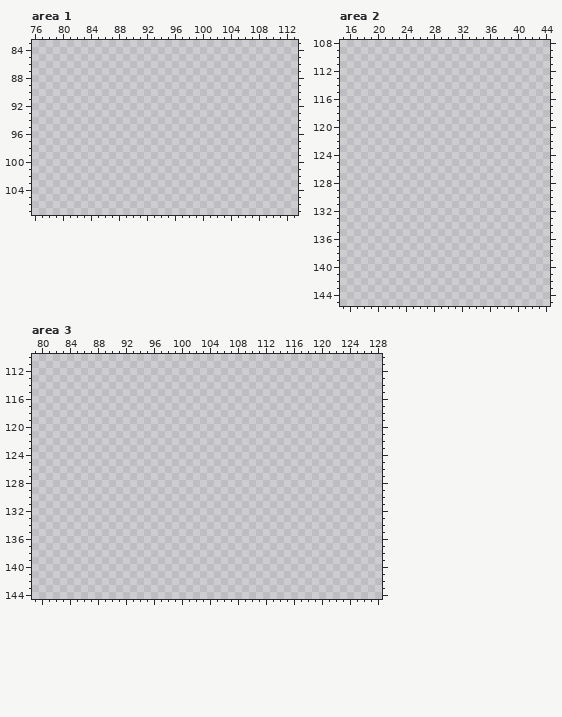
Two versions of one pixel-art file, 3학년 1학기 1인 개발 프로젝트/Tile/TileObjects_Rooms.aseprite. Above: the version before the commit.
512x512 pixels, 1 frame. Colours within 5 levels of each other are drawn and written as one. Shown: area 1: x 76..113, y 83..107; area 2: x 15..44, y 108..145; area 3: x 79..128, y 110..144. The commit also changed other parts of the picture, which this record leaves out.
New version:
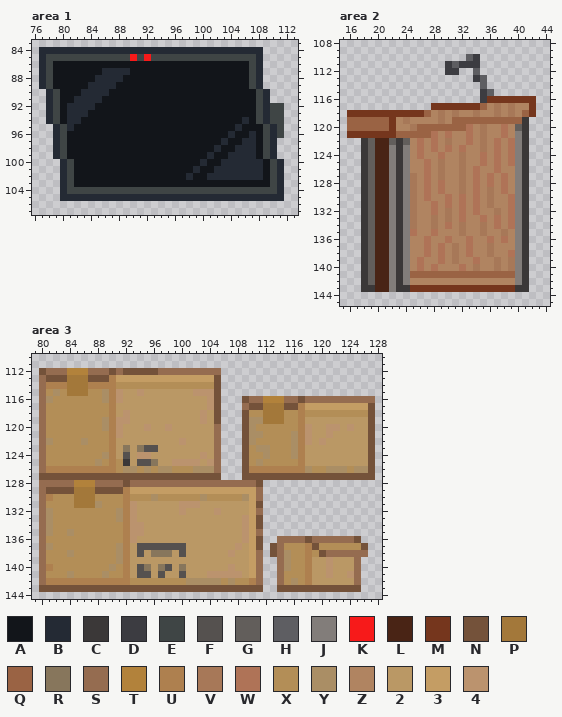
Palette (. is transparent): A #12151a  B #242a34  C #3b3838  D #3c3c41  E #3f4545  F #55514f  G #625e5b  H #5e5e62  J #827d7a  K #f71a1a  L #492415  M #75361d  N #74523a  P #a3783a  Q #9a6344  R #87765c  S #956c50  T #b2823b  U #ae804f  V #a77858  W #af7357  X #b38e57  Y #aa8e65  Z #b08461  2 #ba9865  3 #c49d64  4 #bb936e
Difference:
--- area 1
@@ x 76..113 @@
  83 ......................................
- 84 ......................................
- 85 ......................................
- 86 ......................................
- 87 ......................................
- 88 ......................................
- 89 ......................................
- 90 ......................................
- 91 ......................................
- 92 ......................................
- 93 ......................................
- 94 ......................................
- 95 ......................................
- 96 ......................................
- 97 ......................................
- 98 ......................................
- 99 ......................................
-100 ......................................
-101 ......................................
-102 ......................................
-103 ......................................
-104 ......................................
-105 ......................................
+ 84 .BBBBBBBBBBBBBBBBBBBBBBBBBBBBBBBB.....
+ 85 .BEEEEEEEEEEEEKEKEEEEEEEEEEEEEEEB.....
+ 86 .BEAAAAAAAAAAAAAAAAAAAAAAAAAAAAEB.....
+ 87 .BEAAAAAAABBBBAAAAAAAAAAAAAAAAAEB.....
+ 88 .BEAAAAAABBBBAAAAAAAAAAAAAAAAAAEB.....
+ 89 .BEAAAAABBBBAAAAAAAAAAAAAAAAAAAEB.....
+ 90 ..BEAAABBBBAAAAAAAAAAAAAAAAAAAAAEB....
+ 91 ..BEAABBBBAAAAAAAAAAAAAAAAAAAAAAEB....
+ 92 ..BEABBBBAAAAAAAAAAAAAAAAAAAAAAAEBEE..
+ 93 ..BEABBBAAAAAAAAAAAAAAAAAAAAAAAAEBEE..
+ 94 ..BEABBAAAAAAAAAAAAAAAAAAAAAAABAEBEE..
+ 95 ...BEBAAAAAAAAAAAAAAAAAAAAAAABAAAEBE..
+ 96 ...BEAAAAAAAAAAAAAAAAAAAAAAABAABAEBE..
+ 97 ...BEAAAAAAAAAAAAAAAAAAAAAABAABBAEB...
+ 98 ...BEAAAAAAAAAAAAAAAAAAAAABAABBBAEB...
+ 99 ...BEAAAAAAAAAAAAAAAAAAAABAABBBBAEB...
+100 ....BEAAAAAAAAAAAAAAAAAABAABBBBBBAEB..
+101 ....BEAAAAAAAAAAAAAAAAABAABBBBBBBAEB..
+102 ....BEAAAAAAAAAAAAAAAABAABBBBBBBBAEB..
+103 ....BEAAAAAAAAAAAAAAAAAAAAAAAAAAAAEB..
+104 ....BEEEEEEEEEEEEEEEEEEEEEEEEEEEEEEB..
+105 ....BBBBBBBBBBBBBBBBBBBBBBBBBBBBBBBB..
 106 ......................................
--- area 2
@@ x 15..44 @@
 109 ..............................
-110 ..............................
-111 ..............................
-112 ..............................
-113 ..............................
-114 ..............................
-115 ..............................
-116 ..............................
-117 ..............................
-118 ..............................
-119 ..............................
-120 ..............................
-121 ..............................
-122 ..............................
-123 ..............................
-124 ..............................
-125 ..............................
-126 ..............................
-127 ..............................
-128 ..............................
-129 ..............................
-130 ..............................
-131 ..............................
-132 ..............................
-133 ..............................
-134 ..............................
-135 ..............................
-136 ..............................
-137 ..............................
-138 ..............................
-139 ..............................
-140 ..............................
-141 ..............................
-142 ..............................
-143 ..............................
+110 ..................HD..........
+111 ...............DHDDD..........
+112 ...............DD..H..........
+113 ...................DH.........
+114 ....................H.........
+115 ....................DH........
+116 ....................DMMMMMMM..
+117 .............MMMMMMMQZVZVZZM..
+118 .MMMMMMMMMMMQZVZVZZVZZVZVZQM..
+119 .QQQQQQMZVZZZZVZQQQQQQQQQQC...
+120 .QQQQQQMZZVQQQQQQQWZVZZWZGC...
+121 .MMMMMMMQQQQQWZWZZWZVZZWZJC...
+122 ...CGLLGCGZWZWZVZZWZVZWZWJC...
+123 ...CGLLJCJZWZWZWZWZZVZWZWJC...
+124 ...CGLLJCJZWZZWZZVZZWZWZWJC...
+125 ...CGLLJCJZZWZVZZVZZWZWZWJC...
+126 ...CGLLJCJZZWZVZZVZWZZWZZJC...
+127 ...CGLLJCJVZWZVZZVZWZWZWZJC...
+128 ...CGLLJCJVZWZWZZVZWZWZWZJC...
+129 ...CGLLJCJVZWZWZZVZWZVZWZJC...
+130 ...CGLLJCJVZWZZWZWZWZVZZWJC...
+131 ...CGLLJCJVZZWZWZWZWZVZZWJC...
+132 ...CGLLJCJVZZWZVZWZWZZVZWJC...
+133 ...CGLLJCJVZZVZVZWZZWZWZWJC...
+134 ...CGLLJCJVZZVZWZVZZVZWZWJC...
+135 ...CGLLJCJWZZWZZZVZZVZZVZJC...
+136 ...CGLLJCJZZWZZWZZWZZWZWZJC...
+137 ...CGLLJCJZZWZWZVZWZZVZZZJC...
+138 ...CGLLJCJZZWZWZVZWZZVZZWJC...
+139 ...CGLLJCJZWZZWZVZZWZZVZVJC...
+140 ...CGLLJCJZWZWZZZWZVZZVZVJC...
+141 ...CGLLJCJQQQQQQQQQQQQQQQJC...
+142 ...CGLLJCJZZZZZZZZZZZZZZZJC...
+143 ...CCLLJCCMMMMMMMMMMMMMMMCC...
 144 ..............................
--- area 3
@@ x 79..128 @@
 111 ..................................................
-112 ..................................................
-113 ..................................................
-114 ..................................................
-115 ..................................................
-116 ..................................................
-117 ..................................................
-118 ..................................................
-119 ..................................................
-120 ..................................................
-121 ..................................................
-122 ..................................................
-123 ..................................................
-124 ..................................................
-125 ..................................................
-126 ..................................................
-127 ..................................................
-128 ..................................................
-129 ..................................................
-130 ..................................................
-131 ..................................................
-132 ..................................................
-133 ..................................................
-134 ..................................................
-135 ..................................................
-136 ..................................................
-137 ..................................................
-138 ..................................................
-139 ..................................................
-140 ..................................................
-141 ..................................................
-142 ..................................................
-143 ..................................................
+112 .NSSSTTTSSSNSNNNNNSSSSSSSSS.......................
+113 .SNNNPPPNNNU33333333333333N.......................
+114 .SUUUPPPUUUUXXXXXXXXXXXXXXN.......................
+115 .SXYXPPPXXYU42242222222444N.......................
+116 .SYXXXXXXXYU42222222222224N...NSSTTTSSNSSSSSSSSSS.
+117 .SXXXXXXXXXU22222222222224N...SNNPPPNNU333333333N.
+118 .SXXXXXXXXXU24222222222242N...NXXPPPXXUXXXXXXXXXN.
+119 .SXXXXXXXXYU44222222222242N...NYYPPPXXU222222222N.
+120 .SXXXXXXXXYU42224224222222S...NYXXXXXXU422442422N.
+121 .SXXXXXXXXXU42222222222222S...NYYXXXXYU422422222N.
+122 .SYXXXXYXXXU22222222242222S...NYXXXXXYU424222222N.
+123 .SXXXXXXXXXU2R2RFF22222222S...NXYYXXXYU222222222N.
+124 .SXXXXXXXXYU2F244222222242S...NXXYXXXYU222222222N.
+125 .SXXXXXXXYXUXC2FFR22444424S...NXYXXXXXU222222222N.
+126 .SUUUUUUUUUUXYYXYXYYXXXYYYS...NUUUUUUUUYXXYYYXYYN.
+127 .NNNNNNNNNNNNNNNNNNNNNNNNNN...NNNNNNNNNNNNNNNNNNN.
+128 .SSSSSTTTSSSSNSSSSSSSSSSSSSSSSSSN.................
+129 .SNNNNPPPNNNNU333333333333333333S.................
+130 .SUXXXPPPXXXXUXXXYXXXXXXYXXXXXY3S.................
+131 .SXXXXPPPYXXXU422222244422222223N.................
+132 .SYXXXXXXXXXYU422222242222422223S.................
+133 .SYXXXXXXXXXYU422222222222222243N.................
+134 .SYXXXXXXXXXXU442222222222222243N.................
+135 .SYXXYXXXXXXXU442222222222222243S.................
+136 .SXXXXXXXXXXXU422222222222222243N..SSSSNSSSSSSN...
+137 .SYXXXXXXXXXYU2FFFFFFF2222222423N.NSXXXUNXXXXXXN..
+138 .SXXXYXXXXXXYU2F2RRR2F2222224223S.NSYXXUXNSSSSSS..
+139 .SXXXXXXXXXXYU222222222222222223S..SYXXU224222S...
+140 .SUXXXXXXXXYXU2FR2RF2R2222224223S..SYXXU224222S...
+141 .SXXXYXXXXYXXU2FF2F22F2224444423S..SXXXU224224S...
+142 .SUUUUUUUUUUUUXXXXXXXXYYYYYXYXXUS..SXYXU222222S...
+143 .NNNNNNNNNNNNNNNNNNNNNNNNNNNNNNNN..NNNNNNNNNNNN...
 144 ..................................................
